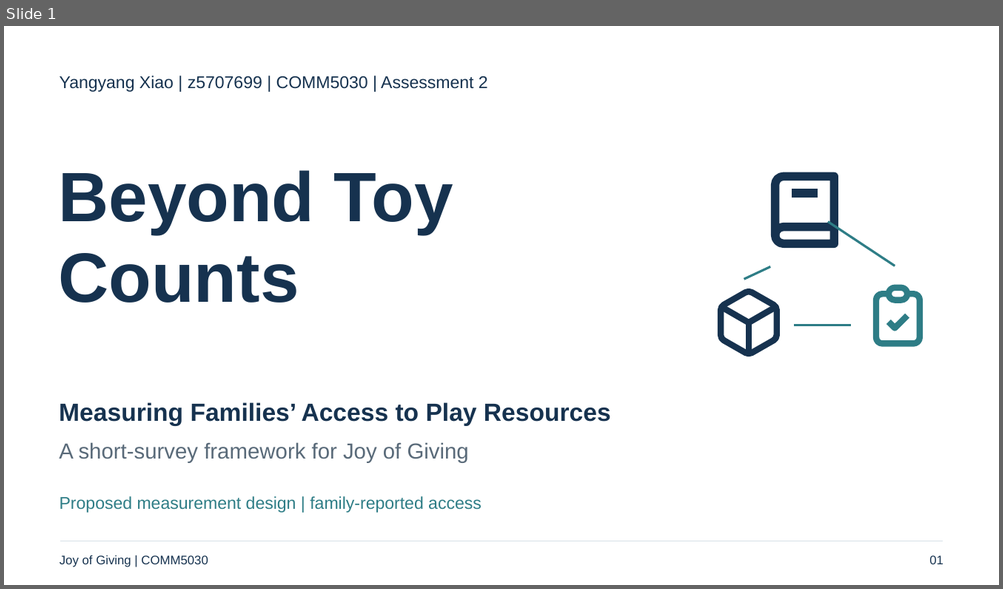
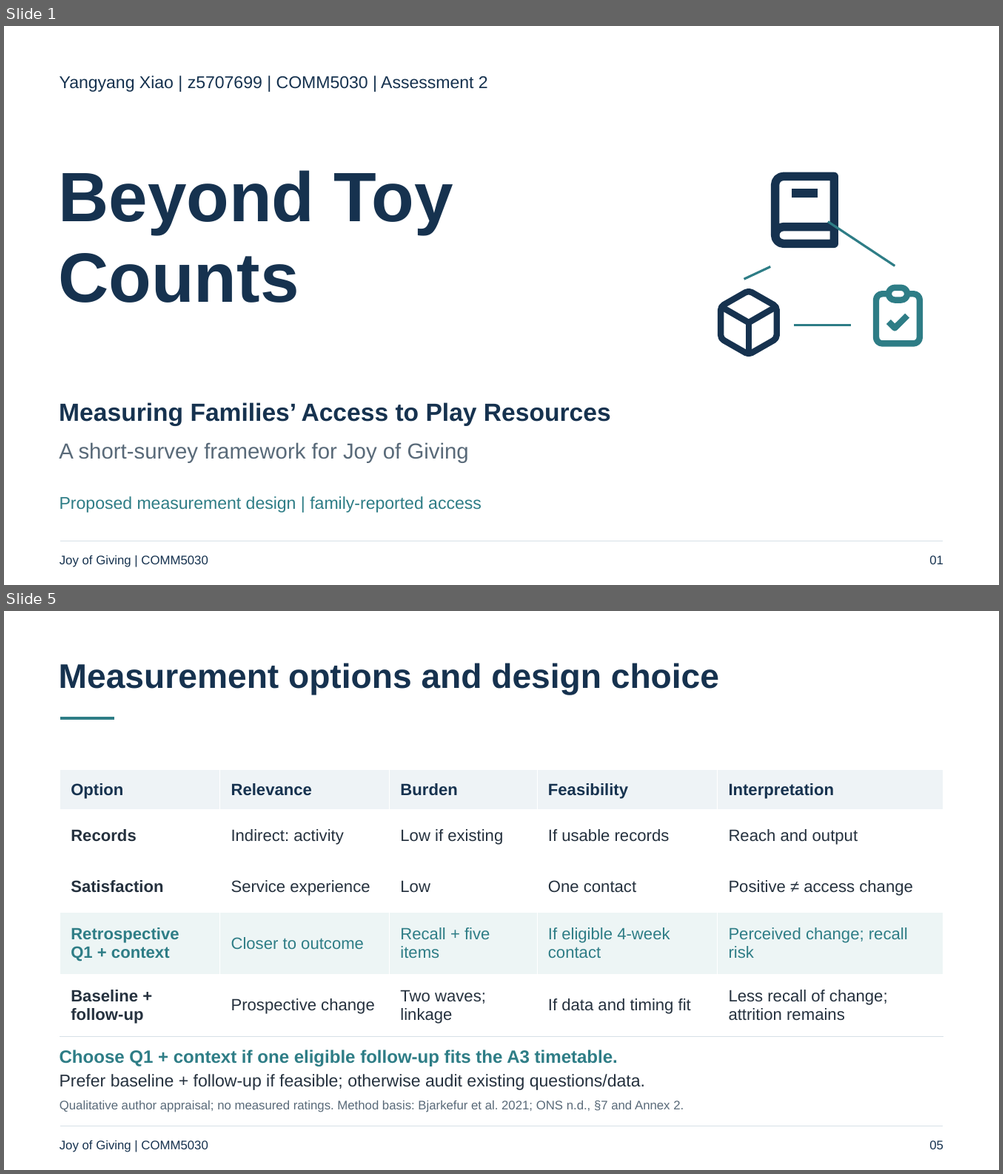
Before and after one commit to Estherx531/Comm5030, a slide deck: deliverables/assessment-2/A2_Presentation.pptx. Shown one above the other, each under a label of ours: slide 1 before the commit, slides 1 and 5 after it; the slides between them are not shown. The pictures are 1003x589 and 1003x1174 pixels, drawn with LibreOffice and Linux fonts; fonts in the diff are those of the drawing. Boxes give left, top, right and bottom in pixels: in the first picture for what was removed or moved away, otherwise in the second. Text is boxed around its words. In the diff, an @@ line names an element or a change of style, - is before the commit and + after.

Commit message:
Strengthen A2 evidence, measurement appraisal and testing plan

```diff
--- a/deliverables/assessment-2/A2_Presentation.pptx
+++ b/deliverables/assessment-2/A2_Presentation.pptx
@@ slide 5 added at (4, 611, 999, 1170), background #FFFFFF @@
@@ text added at (59, 663, 719, 695), 33 pt, text #16324F, bold @@
+Measurement options and design choice
@@ freeform shape added at (60, 718, 114, 719), outline #2E7D86 3 pt @@
@@ table added at (60, 769, 943, 1037), 5 rows, 5 columns @@
+Option | Relevance | Burden | Feasibility | Interpretation
+Records | Indirect: activity | Low if existing | If usable records | Reach and output
+Satisfaction | Service experience | Low | One contact | Positive ≠ access change
+Retrospective Q1 + context | Closer to outcome | Recall + five items | If eligible 4-week contact | Perceived change; recall risk
+Baseline + follow-up | Prospective change | Two waves; linkage | If data and timing fit | Less recall of change; attrition remains
@@ text added at (60, 1050, 617, 1067), 17.2 pt, text #2E7D86, bold @@
+Choose Q1 + context if one eligible follow-up fits the A3 timetable.
@@ text added at (60, 1074, 645, 1091), 16.5 pt, text #25313E @@
+Prefer baseline + follow-up if feasible; otherwise audit existing questions/data.
@@ text added at (60, 1101, 683, 1113), 12 pt, text #596A79 @@
+Qualitative author appraisal; no measured ratings. Method basis: Bjarkefur et al. 2021; ONS n.d., §7 and Annex 2.
@@ text added at (60, 1141, 208, 1153), 12 pt, text #16324F @@
+Joy of Giving | COMM5030
@@ freeform shape added at (60, 1127, 942, 1128), outline #D6E0E7 0.75 pt @@
@@ text added at (929, 1141, 943, 1150), 12 pt, text #16324F @@
+05
```
Also in this commit, not shown: 6 slides changed, 4 other slides added, 5 slides removed, 5 other files.
